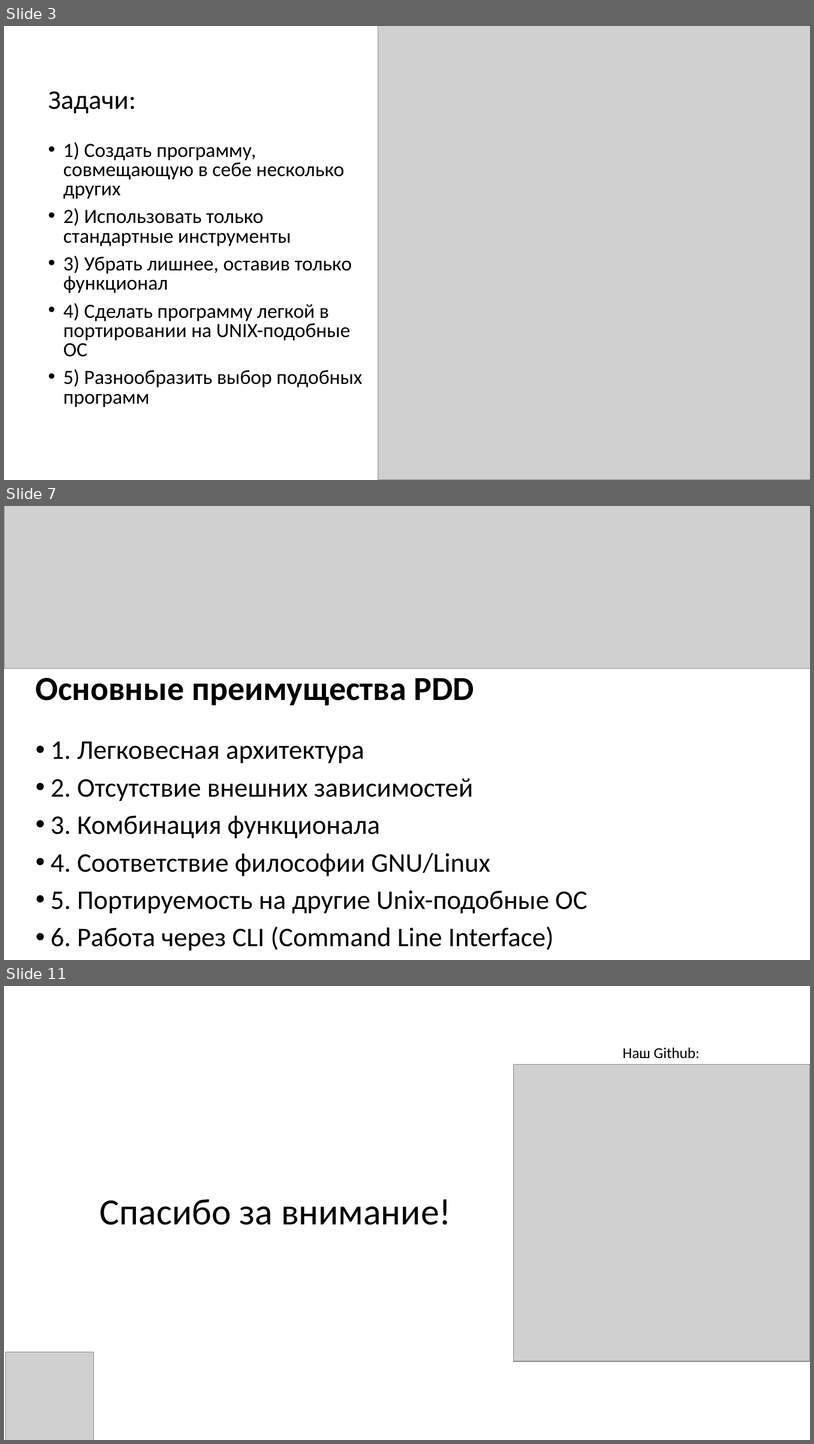
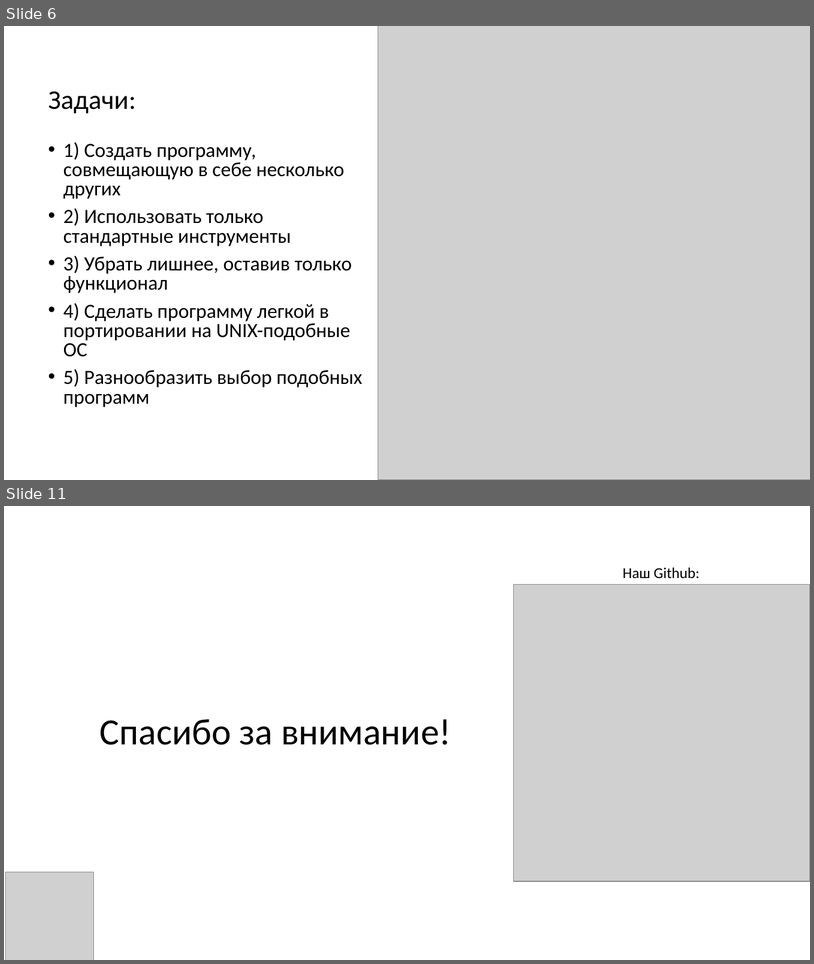
Before and after one commit to Arbuzz33/PDD, a slide deck: docs/PDD.pptx. Shown one above the other, each under a label of ours: slides 3, 7 and 11 before the commit, slides 6 and 11 after it; the slides between them are not shown. The pictures are 814x1444 and 814x964 pixels, drawn with LibreOffice and Linux fonts; fonts in the diff are those of the drawing; grey boxes stand for pictures. Boxes give left, top, right and bottom in pixels: in the first picture for what was removed or moved away, otherwise in the second. Text is boxed around its words. In the diff, an @@ line names an element or a change of style, - is before the commit and + after.

```diff
--- a/docs/PDD.pptx
+++ b/docs/PDD.pptx
@@ slide 7 removed at (x1=4, y1=506, x2=810, y2=960), background #FFFFFF @@
@@ picture removed at (x1=4, y1=506, x2=810, y2=668) @@
@@ title removed at (x1=36, y1=678, x2=474, y2=705) @@
-Основные преимущества PDD
@@ text removed at (x1=51, y1=741, x2=588, y2=951) @@
-• 1. Легковесная архитектура
-• 2. Отсутствие внешних зависимостей
-• 3. Комбинация функционала
-• 4. Соответствие философии GNU/Linux
-• 5. Портируемость на другие Unix-подобные ОС
-• 6. Работа через CLI (Command Line Interface)
@@ what was slide 3 is now slide 6 @@
```
Also in this commit, not shown: 3 slides changed, 5 slides added, 4 other slides removed, 1 other file.
